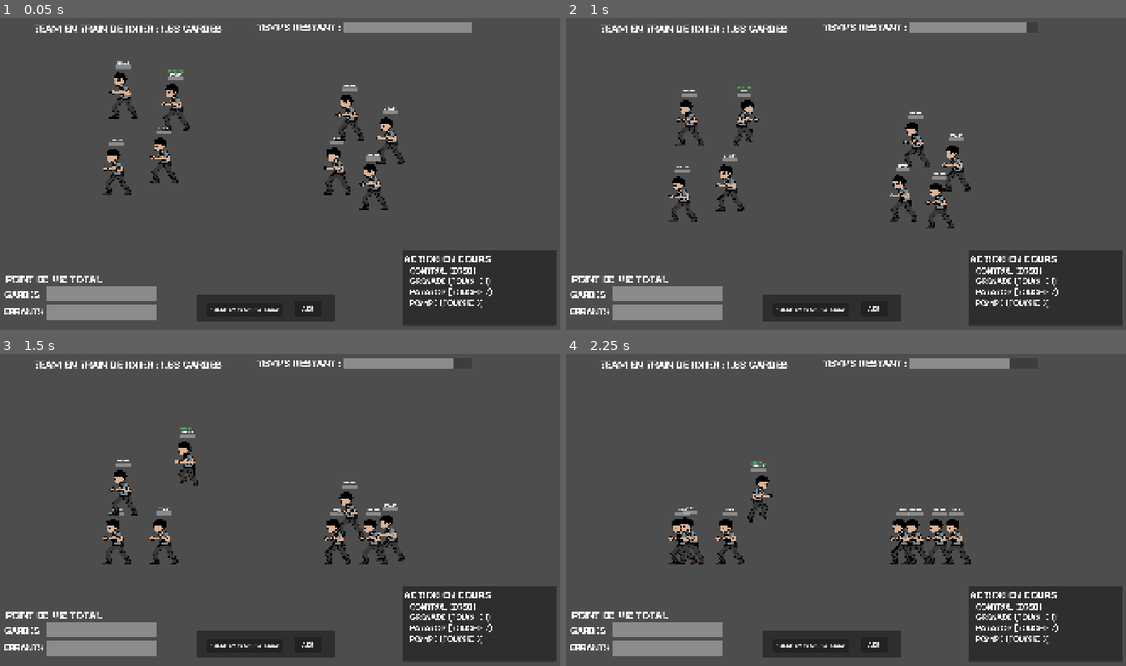
Above: before the commit, frames 1-4 (two rows, left to right).
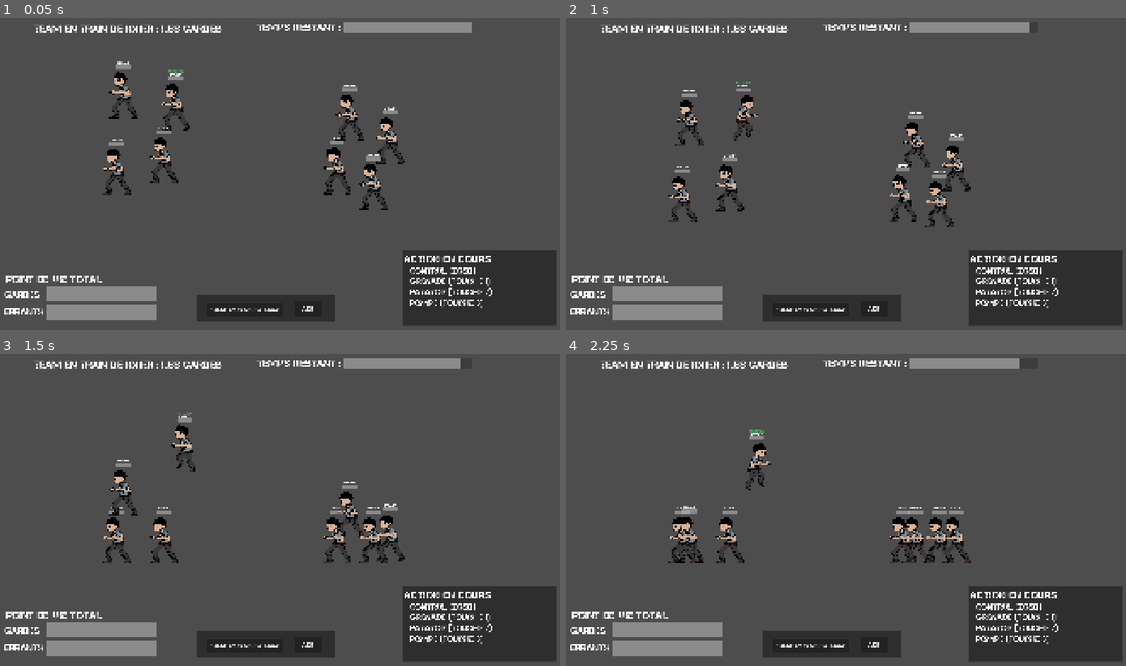
Above: after the commit, the same moments.

Repository: t0qen/baudo-game-jam-autumn
Game: Godot game, scene res://scenes/main.tscn
Two runs of this game, one before a commit and one after it. Both use one fixed random seed, a clock stepped at 60 frames per second and the inputs below. The engine's default icon, where the game draws it, is replaced by a stand-in: a white triangle on a blue panel in a dark square. Sound files missing from this copy of the repository are replaced by a short silence.
Inputs:
- Up to frame 1 (0.05 s): no input
- Up to frame 2 (1 s): hold Right (right) from 0.53 s (still down); tap 3 (pompe) at 0.6 s; tap Space (jump) at 0.77, 0.8 s
- Up to frame 3 (1.5 s): tap Space (jump) at 1.07, 1.35 s; release Right (right) at 1.28 s; hold Left (left) from 1.28 s (still down)
- Up to frame 4 (2.25 s): tap Space (jump) at 1.52, 1.82 s; tap 3 (pompe) at 1.55 s; release Left (left) at 2.03 s; hold Right (right) from 2.03 s (still down); hold W (aim_left) from 2.03 s (still down)

Frame 1 is identical in both runs. In frame 2, 0.6% of the frame differs, in the area x 29-83%, y 1-68%; in frame 3, 1.3%; in frame 4, 2.0%, in the area x 18-81%, y 1-68%.

Commit message:
fix mob selection

Diff:
--- a/scenes/main.tscn
+++ b/scenes/main.tscn
@@ -209,37 +209,37 @@
 
 [node name="errants" parent="team_container/team_errants" instance=ExtResource("3_tefeu")]
 position = Vector2(-1746, -1148)
-jump_force = 1000
+jump_force = 1400
 
 [node name="errants2" parent="team_container/team_errants" instance=ExtResource("3_tefeu")]
 position = Vector2(-2746, -46)
-jump_force = 1000
+jump_force = 1400
 
 [node name="errants3" parent="team_container/team_errants" instance=ExtResource("3_tefeu")]
 position = Vector2(-1946, -238)
-jump_force = 1000
+jump_force = 1400
 
 [node name="errants4" parent="team_container/team_errants" instance=ExtResource("3_tefeu")]
 position = Vector2(-2625, -1344)
-jump_force = 1000
+jump_force = 1400
 
 [node name="team_gardes" parent="team_container" instance=ExtResource("3_tbgi4")]
 
 [node name="gardes" parent="team_container/team_gardes" instance=ExtResource("5_o6xl0")]
 position = Vector2(1226, -968)
-jump_force = 1000
+jump_force = 1400
 
 [node name="gardes2" parent="team_container/team_gardes" instance=ExtResource("5_o6xl0")]
 position = Vector2(1908, -577)
-jump_force = 1000
+jump_force = 1400
 
 [node name="gardes3" parent="team_container/team_gardes" instance=ExtResource("5_o6xl0")]
 position = Vector2(1627, 209)
-jump_force = 1000
+jump_force = 1400
 
 [node name="gardes4" parent="team_container/team_gardes" instance=ExtResource("5_o6xl0")]
 position = Vector2(1006, -63)
-jump_force = 1000
+jump_force = 1400
 
 [node name="Camera2D" type="Camera2D" parent="."]
 zoom = Vector2(0.2, 0.2)
--- a/scenes/templates/bidule_template.tscn
+++ b/scenes/templates/bidule_template.tscn
@@ -248,7 +248,7 @@
 
 [sub_resource type="CapsuleShape2D" id="CapsuleShape2D_nlu60"]
 radius = 61.0
-height = 688.0
+height = 628.0
 
 [node name="bidule_template" type="RigidBody2D"]
 physics_material_override = SubResource("PhysicsMaterial_6lqgl")
@@ -336,7 +336,8 @@
 shape = SubResource("CapsuleShape2D_2idbw")
 
 [node name="shape" type="CollisionShape2D" parent="."]
-position = Vector2(0, 112)
+position = Vector2(0, 161)
+rotation = 3.1415927
 shape = SubResource("CapsuleShape2D_nlu60")
 
 [node name="pivot2" type="Node2D" parent="."]
--- a/scripts/bidule_template.gd
+++ b/scripts/bidule_template.gd
@@ -15,10 +15,10 @@
 # VIE
 #@export var base_life : int = 100
 var current_life : int = VarBidules.base_life
-
+var is_alive : bool = true
 # MOVEMENTS VARS
 @export var speed : int = 1000
-@export var jump_force : int = 1000
+@export var jump_force : int = 1400
 @export var max_h_speed : int = 400
 
 # INPUTS VARS
@@ -78,7 +78,7 @@
 	if new_bidule == self:
 		is_selected = true
 		$ui/Label2.show()
-		change_state(STATE.CONTROL)
+		change_state(STATE.IDLE)
 	else:
 		is_selected = false
 		$ui/Label2.hide()
@@ -96,6 +96,7 @@
 	current_life = current_life - amount
 	update_life_bar()
 	if current_life < 1:
+		is_alive = false
 		die()
 
 func aim():
@@ -313,7 +314,7 @@
 				last_dir_nozero = direction
 
 			if direction != 0:
-				apply_central_force(Vector2(direction * (speed - 500), 0))
+				apply_central_force(Vector2(direction * (speed - 750), 0))
 
 			if linear_velocity.y == 0:
 				can_jump = true
--- a/scripts/main.gd
+++ b/scripts/main.gd
@@ -21,11 +21,11 @@
 var team_a_mobs = []
 var team_b_mobs = []
 # index de quel mob a jouer la derniere fois pour chaque equipe
-var prev_playing_mob_a : int = -1
-var prev_playing_mob_b : int = -1
+var prev_playing_mob_a : int = 0
+var prev_playing_mob_b : int = 0
 # index de quel mob doit jouer pour envoyer au BiduleManager
-var current_paying_mob_a
-var current_paying_mob_b
+var current_playing_mob_a
+var current_playing_mob_b
 
 var winner_team : TEAM = TEAM.A
 var current_timer_time = VarBidules.duree_tour_sec
@@ -65,24 +65,29 @@
 func _process(delta: float) -> void:
 	update_partie_duree_pb()
 	update_total_life_pb()
+	#update_mob_array()
 
 func _physics_process(delta: float) -> void:
 	pass
 
 func update_mob_array(): # actualise les errants et les gardes dans le tableau
 	print("===== UPDATE MOB ARRAY =========")
-	team_a_mobs = []
+	team_a_mobs.clear()
 	for mob_a in $team_container/team_errants.get_children():
-		team_a_mobs.append(mob_a)
+		if mob_a.is_alive:
+			team_a_mobs.append(mob_a)
 	print("Errants : ", team_a_mobs)
-	team_b_mobs = []
+	team_b_mobs.clear()
 	for mob_b in $team_container/team_gardes.get_children():
-		team_b_mobs.append(mob_b)
-		print(mob_b)
+		if mob_b.is_alive:
+			team_b_mobs.append(mob_b)
 	print("Gardes : ", team_b_mobs)
 	print("==================================")
-	if team_b_mobs == []:
-		print("TEAM B LOST")
+	if team_a_mobs.is_empty():
+		print("TEAM B GAGNE")
+	elif team_b_mobs.is_empty():
+		print("TEAM A GAGNE")
+
 
 func start():
 	print("GAME STARTS !!")
@@ -107,28 +112,44 @@
 		$UI/Label.text = "TEAM EN TRAIN : LES GARDES"
 
 func select_mob(): # on regarde quel bidule doit jouer
-	if current_playing_team == TEAM.A:
-		print("selecting mob to playfor team A")
-		if (prev_playing_mob_a + 1) > len(team_a_mobs): # si la derniere fois qu'on a joue ct le dernier bidule : on recommence du debut
-			current_paying_mob_a = team_a_mobs[0]
-			print("restarted loop")
+	print("select")
+	update_mob_array()
+
+
+	var current_team = team_a_mobs if current_playing_team == TEAM.A else team_b_mobs
+	var index_prev = prev_playing_mob_a if current_playing_team == TEAM.B else prev_playing_mob_b
+	if current_team.size() > 0:
+		var current_playing_mob = current_team[index_prev % current_team.size()]
+		if current_playing_team == TEAM.A:
+			prev_playing_mob_a += 1
 		else:
-			current_paying_mob_a = team_a_mobs[prev_playing_mob_a + 1]
-		prev_playing_mob_a = team_a_mobs.bsearch(current_paying_mob_a) # renvoie l'index de current playing mob
-		print("Prev playing mob a : ", prev_playing_mob_a)
-		print("current : ", current_paying_mob_a)
-		BiduleManager.set_current(current_paying_mob_a)
-	else:
-		print("selecting mob to playfor team B")
-		if (prev_playing_mob_b + 1) > len(team_b_mobs): # si la derniere fois qu'on a joue ct le dernier bidule : on recommence du debut
-			current_paying_mob_b = team_b_mobs[0]
-			print("restarted loop")
-		else:
-			current_paying_mob_b = team_b_mobs[prev_playing_mob_b + 1]
-		prev_playing_mob_a = team_b_mobs.bsearch(current_paying_mob_b) # renvoie l'index de current playing mob
-		print("Prev playing mob b : ", prev_playing_mob_b)
-		print("current : ", current_paying_mob_b)
-		BiduleManager.set_current(current_paying_mob_b)
+			prev_playing_mob_b += 1
+		BiduleManager.set_current(current_playing_mob)
+
+
+
+	#if current_playing_team == TEAM.A:
+		#print("selecting mob to playfor team A")
+		#if (prev_playing_mob_a + 1) > len(team_a_mobs): # si la derniere fois qu'on a joue ct le dernier bidule : on recommence du debut
+			#current_playing_mob_a = team_a_mobs[0]
+			#print("restarted loop")
+		#else:
+			#current_playing_mob_a = team_a_mobs[prev_playing_mob_a + 1]
+		#prev_playing_mob_a = team_a_mobs.bsearch(current_playing_mob_a) # renvoie l'index de current playing mob
+		#print("Prev playing mob a : ", prev_playing_mob_a)
+		#print("current : ", current_playing_mob_a)
+		#BiduleManager.set_current(current_playing_mob_a)
+	#else:
+		#print("selecting mob to playfor team B")
+		#if (prev_playing_mob_b + 1) > len(team_b_mobs): # si la derniere fois qu'on a joue ct le dernier bidule : on recommence du debut
+			#current_playing_mob_b = team_b_mobs[0]
+			#print("restarted loop")
+		#else:
+			#current_playing_mob_b = team_b_mobs[prev_playing_mob_b + 1]
+		#prev_playing_mob_a = team_b_mobs.bsearch(current_playing_mob_b) # renvoie l'index de current playing mob
+		#print("Prev playing mob b : ", prev_playing_mob_b)
+		#print("current : ", current_playing_mob_b)
+		#BiduleManager.set_current(current_playing_mob_b)
 
 
 func _on_partie_timeout() -> void:
--- a/scripts/var_bidules.gd
+++ b/scripts/var_bidules.gd
@@ -3,7 +3,7 @@
 var base_life : int = 100
 var nbr_errants : int = 4
 var nbr_gardes : int = 4
-var duree_tour_sec : int = 10
+var duree_tour_sec : int = 15
 var duree_partie_sec : int = 1800
 
 var is_errant_winner : bool
